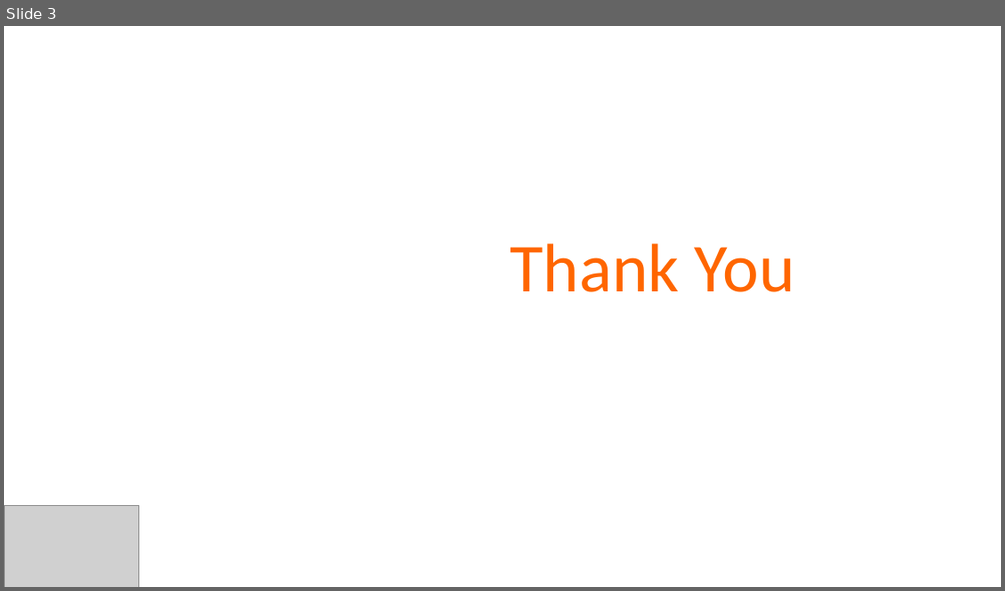
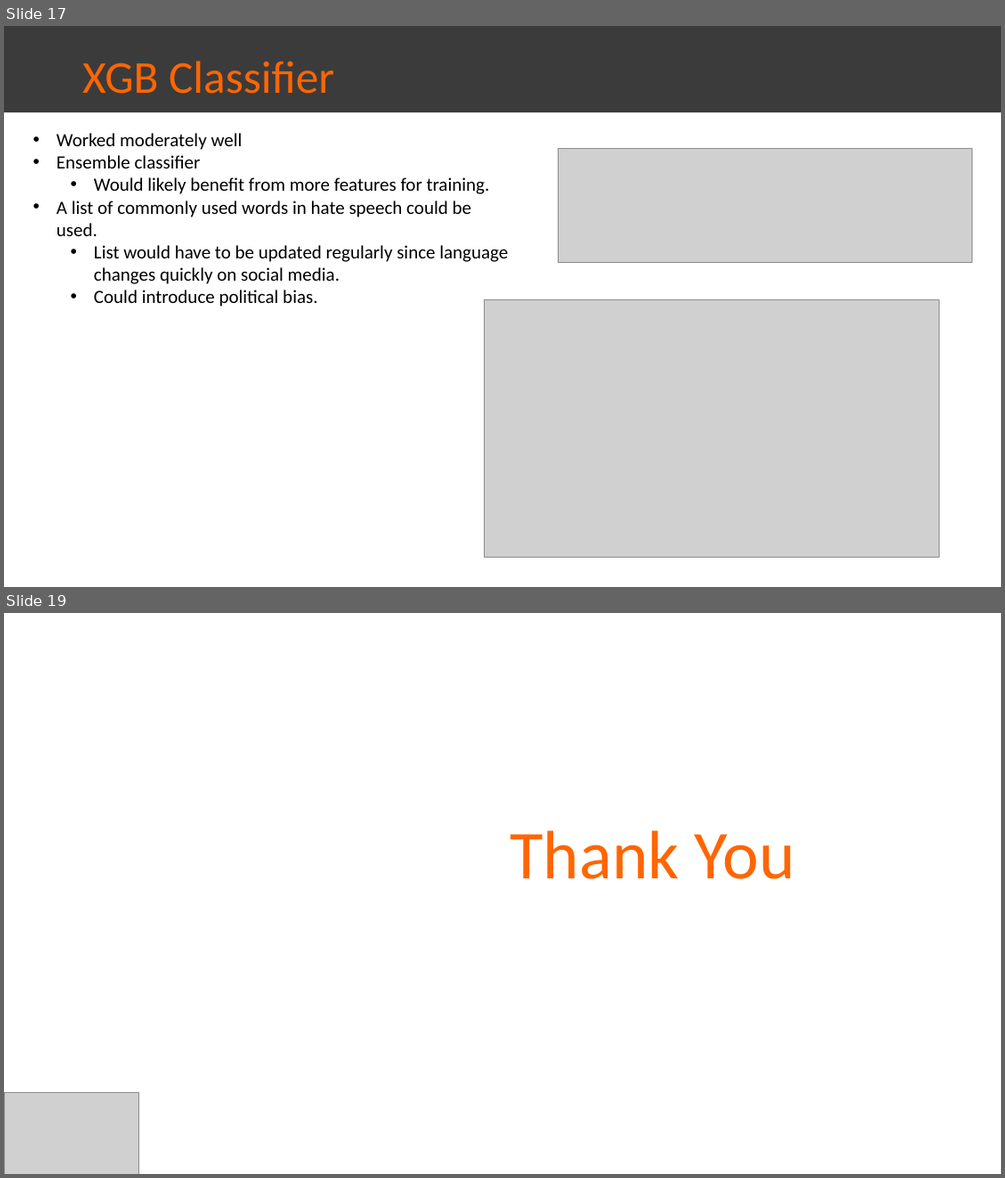
Before and after one commit to farischaudhry/twitter-sentiment-analysis, a slide deck: Final.pptx. Shown one above the other, each under a label of ours: slide 3 before the commit, slides 17 and 19 after it; the slides between them are not shown. The pictures are 1005x591 and 1005x1178 pixels, drawn with LibreOffice and Linux fonts; fonts in the diff are those of the drawing; grey boxes stand for pictures. Boxes give left, top, right and bottom in pixels: in the first picture for what was removed or moved away, otherwise in the second. Text is boxed around its words. In the diff, an @@ line names an element or a change of style, - is before the commit and + after.

```diff
--- a/Final.pptx
+++ b/Final.pptx
@@ slide 17 added at (4, 26, 1001, 587), background #FFFFFF @@
@@ rectangle added at (4, 26, 1001, 112), fill #3B3B3B, 44 pt, text #FF6600 @@
+XGB Classifier
@@ text added at (57, 133, 508, 306), 18 pt, text #000000 @@
+• Worked moderately well
+• Ensemble classifier
+  • Would likely benefit from more features for training.
+• A list of commonly used words in hate speech could be used.
+  • List would have to be updated regularly since language changes quickly on social media.
+  • Could introduce political bias.
@@ picture added at (558, 148, 971, 262) @@
@@ picture added at (484, 300, 938, 557) @@
@@ what was slide 3 is now slide 19 @@
```
Also in this commit, not shown: 1 slide changed, 16 other slides added, 1 slide removed, 2 other files.
